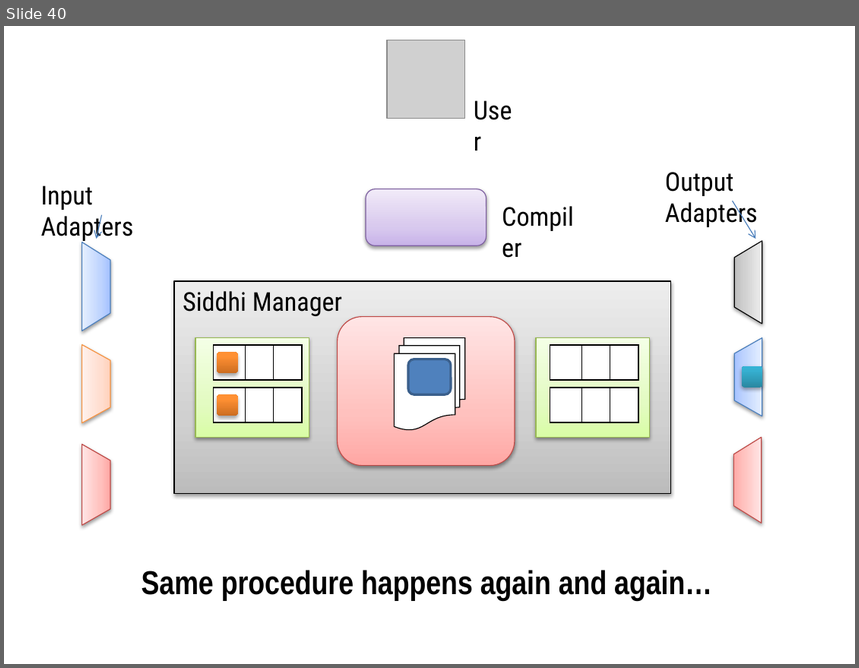
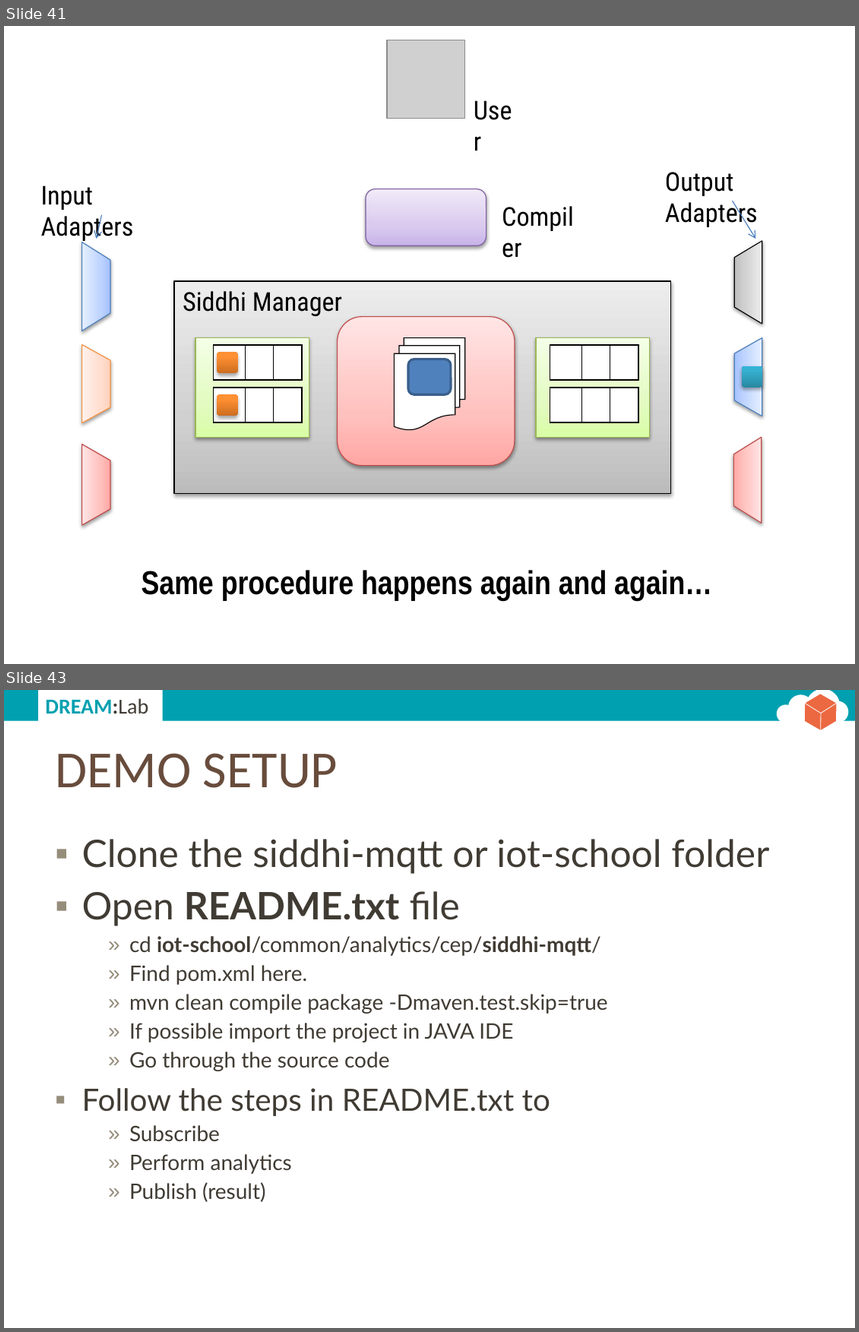
Before and after one commit to dream-lab/iot-school, a slide deck: common/slides/cep.pptx. Shown one above the other, each under a label of ours: slide 40 before the commit, slides 41 and 43 after it; the slides between them are not shown. The pictures are 859x668 and 859x1332 pixels, drawn with LibreOffice and Linux fonts; fonts in the diff are those of the drawing; grey boxes stand for pictures. Boxes give left, top, right and bottom in pixels: in the first picture for what was removed or moved away, otherwise in the second. Text is boxed around its words. In the diff, an @@ line names an element or a change of style, - is before the commit and + after.

```diff
--- a/common/slides/cep.pptx
+++ b/common/slides/cep.pptx
@@ slide 43 added at box(4, 690, 855, 1328), background #FFFFFF @@
@@ group added at box(4, 690, 855, 736): 4 ellipses, 3 rectangles, 3 lines, 1 hexagon, 1 text @@
+DREAM:Lab
@@ title added at box(55, 753, 338, 788), 44 pt, text #684C3C @@
+DEMO SETUP
@@ text added at box(82, 839, 769, 1202), 18 pt, text #403B33 @@
+▪ Clone the siddhi-mqtt or iot-school folder
+▪ Open README.txt file
+    » cd iot-school/common/analytics/cep/siddhi-mqtt/
+    » Find pom.xml here.
+    » mvn clean compile package -Dmaven.test.skip=true
+    » If possible import the project in JAVA IDE
+    » Go through the source code
+▪ Follow the steps in README.txt to
+    » Subscribe
+    » Perform analytics
+    » Publish (result)
@@ what was slide 40 is now slide 41 @@
```
Also in this commit, not shown: 23 slides changed, 5 other slides added, 1 slide removed, 1 other file.
